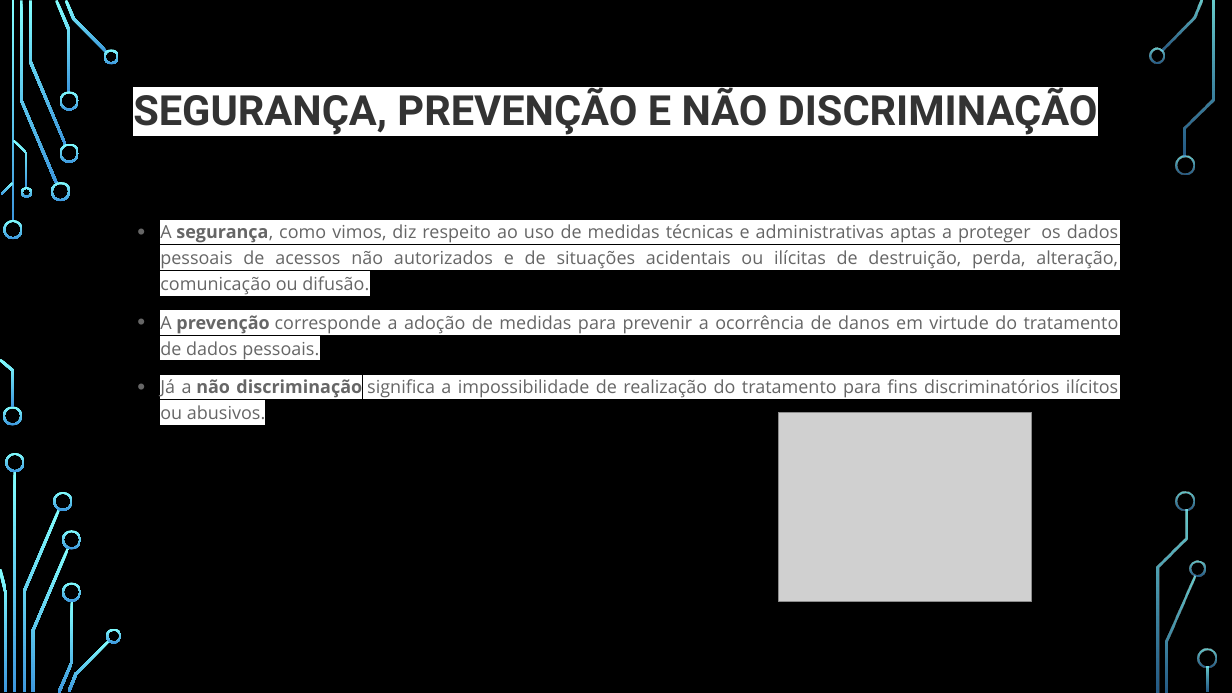
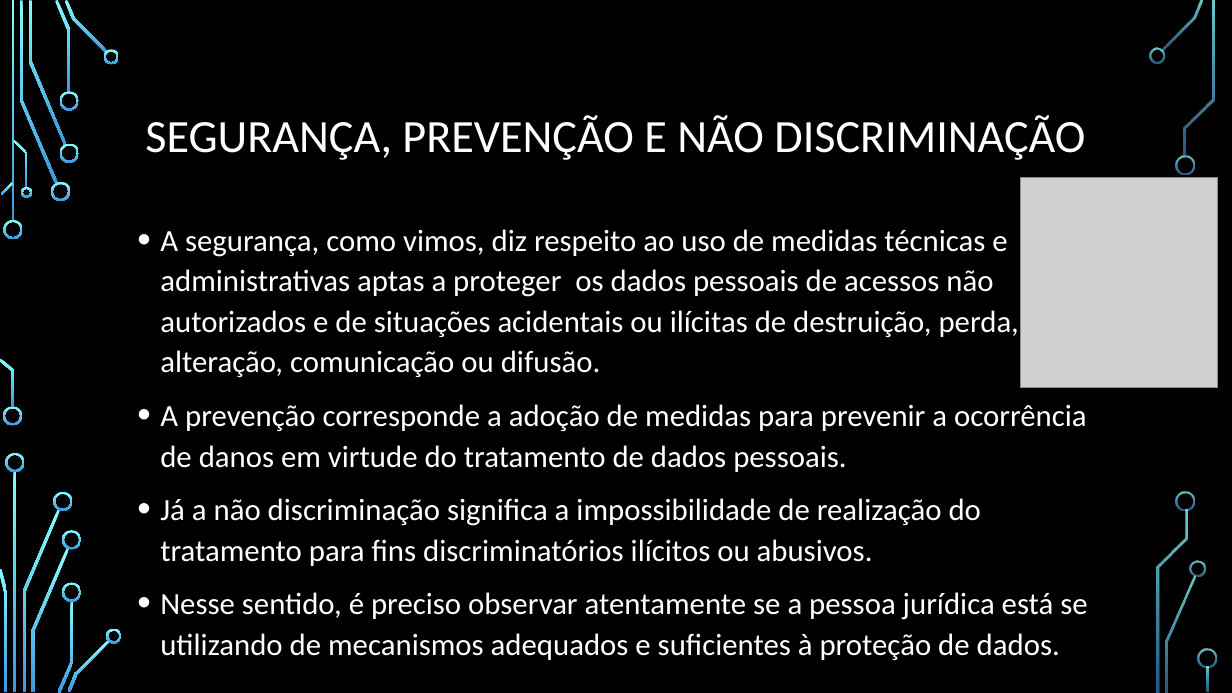
Before and after one commit to MauricioSanto/Meu-Curso-fullstack, a slide deck: slide 12 of Módulo 03/Back-End/aula01/apresentaçao power point LGPD/lgpd.pptx (slide 8 before the commit). Drawn at 1232x693 pixels with LibreOffice and Linux fonts; fonts in the diff are those of the drawing; grey boxes stand for pictures; background and template pictures are left out. Boxes give left, top, right and bottom in pixels: in the first picture for what was removed or moved away, otherwise in the second. Text is boxed around its words. In the diff, an @@ line names an element or a change of style, - is before the commit and + after.

```diff
--- a/Módulo 03/Back-End/aula01/apresentaçao power point LGPD/lgpd.pptx
+++ b/Módulo 03/Back-End/aula01/apresentaçao power point LGPD/lgpd.pptx
@@ title "SEGURANÇA, PREVENÇÃO E NÃO DISCRIMINAÇÃO" at <box>145,115,1085,160</box>: size 32.4 to 36 pt, font Roboto to Calibri, text colour #333333 to #FFFFFF, highlight #FFFFFF to none, bold off @@
@@ picture: place and size @@
-picture at <box>778,412,1032,602</box>
+picture at <box>1021,177,1218,387</box>
@@ text at <box>160,229,1087,566</box>: size 14 to 24 pt, font Open Sans to Calibri, text colour #666666 to #FFFFFF, highlight #FFFFFF to none in "A segurança, como vimos, diz respeito ao ...", "A prevenção corresponde a adoção de medidas ...", "Já a não discriminação significa a impossibilidade ..."; bold off in "segurança,", "prevenção", "não discriminação"; alignment justified to left; line spacing 1.2 to 1.1 @@
@@ text at <box>160,592,1087,660</box>: paragraph added @@
+• Nesse sentido, é preciso observar atentamente se a pessoa jurídica está se utilizando de mecanismos adequados e suficientes à proteção de dados.
```
Also in this commit, not shown: 6 other slides changed, 5 slides added.
